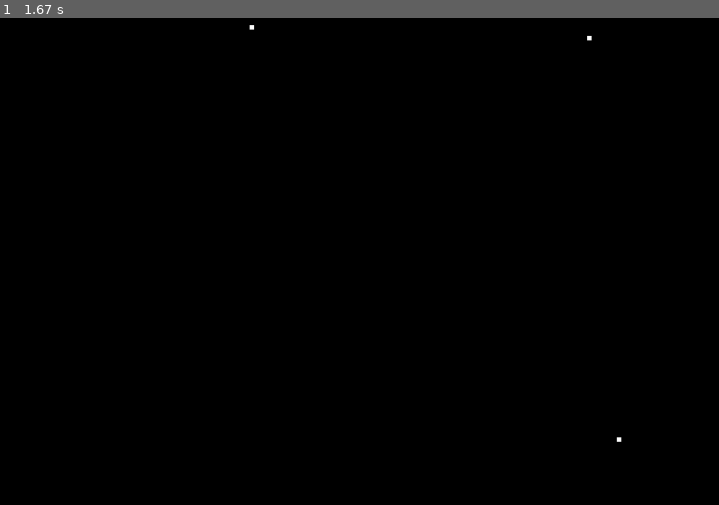
Above: before the commit, frame 1.
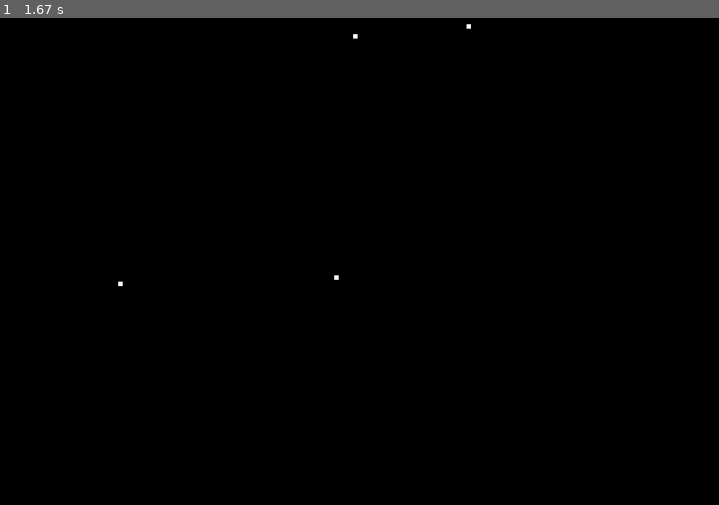
Above: after the commit, the same moment.

Repository: AndrewMilburn/H3D_PyOpenGL
Game: pygame game, started from PlotMouse.py
Two runs of this game, one before a commit and one after it. Both use one fixed random seed, a clock stepped at 60 frames per second and the inputs below.
Inputs (mouse positions are in pixels of both pictures, inside the frame that each line leads up to):
- Up to frame 1 (1.67 s): click (337, 276) at 0.43 s; click (122, 285) at 0.8 s; click (467, 27) at 1.2 s; click (352, 37) at 1.6 s

The runs differ from the first frame. In frame 1, less than 0.1% of the frame differs, in the area x 16-87%, y 1-88%.

Commit message:
#13 Converting Coordinate Systems
Writing a Utility Function to map the screen coords to the surface coords

Diff:
--- a/PlotMouse.py
+++ b/PlotMouse.py
@@ -1,12 +1,17 @@
+# PlotMouse.py
+
 import pygame
 from pygame.locals import *
 from OpenGL.GL import *
 from OpenGL.GLU import *
+from Utils import  *
 
 pygame.init()
 
 screen_width = 1000
 screen_height = 800
+ortho_width = 640
+ortho_height = 480
 
 screen = pygame.display.set_mode((screen_width, screen_height), DOUBLEBUF | OPENGL)
 pygame.display.set_caption('Scribble in PyOpenGL')
@@ -15,13 +20,8 @@
 def init_ortho():
     glMatrixMode(GL_PROJECTION)
     glLoadIdentity()
-    gluOrtho2D(0, 640, 0, 480)
+    gluOrtho2D(0, ortho_width, 0, ortho_height)
 
-
-# def plot_graph():
-#     glBegin(GL_POINTS)
-#     glVertex2f(0, 0)
-#     glEnd()
 
 def plot_point():
     glBegin(GL_POINTS)
@@ -40,7 +40,9 @@
         if event.type == pygame.QUIT:
             done = True
         elif event.type == MOUSEBUTTONDOWN:
-            points.append(pygame.mouse.get_pos())
+            p = pygame.mouse.get_pos()
+            points.append((map_value(0, screen_width, 0, ortho_width, p[0]),
+                          map_value(0, screen_height, ortho_height, 0, p[1])))
 
     glClear(GL_COLOR_BUFFER_BIT | GL_DEPTH_BUFFER_BIT)
     glMatrixMode(GL_MODELVIEW)
--- /dev/null
+++ b/Utils.py
@@ -0,0 +1,4 @@
+def map_value(current_min, current_max, new_min, new_max, value):
+    current_range = current_max - current_min
+    new_range = new_max - new_min
+    return new_min + new_range * ((value - current_min)/current_range)
